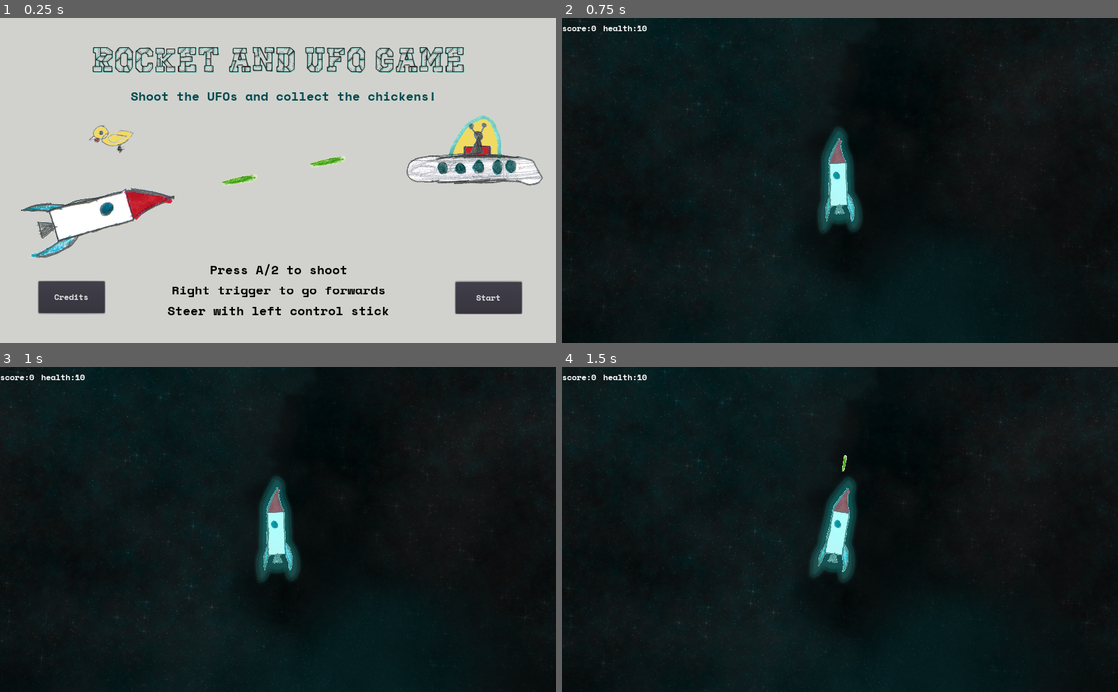
Above: before the commit, frames 1-4 (two rows, left to right).
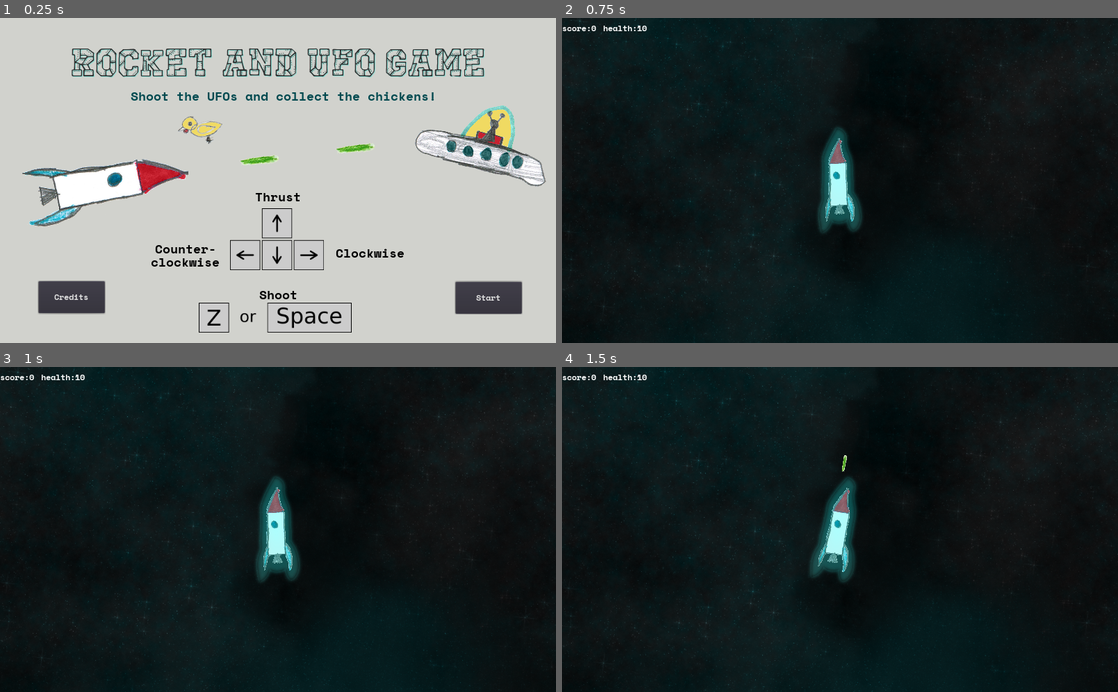
Above: after the commit, the same moments.

Repository: the-g-force/FamJam-April2020
Game: Godot game, scene res://src/MainMenu.tscn
The game is run twice, just before and just after one commit, with the same random seed, the same clock (stepped at 60 frames per second) and the same inputs. Sound files missing from this copy of the repository are replaced by a short silence.
Inputs:
- Up to frame 1 (0.25 s): no input
- Up to frame 2 (0.75 s): click "Start" at 0.5 s
- Up to frame 3 (1 s): no input
- Up to frame 4 (1.5 s): hold Right (TurnRight) from 1.28 s (still down); tap Space (Fire) at 1.35 s

The runs differ from the first frame. In frame 1, 15% of the frame differs, in the area x 3-99%, y 8-97%; in frame 2, nothing differs; in frame 3, nothing differs; in frame 4, nothing differs.

Commit message:
Add fancy title screen

Diff:
--- a/project/src/CreditsMenu.tscn
+++ b/project/src/CreditsMenu.tscn
@@ -48,7 +48,7 @@
 }
 
 [node name="rocket" type="Sprite" parent="."]
-position = Vector2( 158.712, 332.476 )
+position = Vector2( 192, 320 )
 scale = Vector2( 0.654977, 0.654977 )
 texture = ExtResource( 3 )
 
--- a/project/src/MainMenu.tscn
+++ b/project/src/MainMenu.tscn
@@ -8,6 +8,8 @@
 [ext_resource path="res://assets/SpaceMono-Bold.ttf" type="DynamicFontData" id=6]
 [ext_resource path="res://assets/ufo.png" type="Texture" id=7]
 [ext_resource path="res://assets/chicken.png" type="Texture" id=8]
+[ext_resource path="res://assets/arrowkeys.png" type="Texture" id=9]
+[ext_resource path="res://assets/space.png" type="Texture" id=10]
 
 [sub_resource type="DynamicFont" id=1]
 
@@ -15,12 +17,13 @@
 default_font = SubResource( 1 )
 
 [sub_resource type="DynamicFont" id=3]
-size = 64
+size = 72
 outline_color = Color( 0.176471, 0.176471, 0.176471, 1 )
 font_data = ExtResource( 4 )
 
 [sub_resource type="DynamicFont" id=4]
 size = 24
+extra_spacing_bottom = -14
 font_data = ExtResource( 6 )
 
 [node name="MainMenu" type="Control"]
@@ -44,14 +47,15 @@
 }
 
 [node name="ufo" type="Sprite" parent="."]
-position = Vector2( 880.966, 217.842 )
+position = Vector2( 903.127, 195.681 )
+rotation = 0.261799
 scale = Vector2( 0.351389, 0.351389 )
 texture = ExtResource( 7 )
 
 [node name="chicken" type="Sprite" parent="."]
-position = Vector2( 205.117, 196.171 )
+position = Vector2( 368.829, 179.447 )
 rotation = -0.261799
-scale = Vector2( 1.0653, 1.0653 )
+scale = Vector2( 1.05928, 1.05928 )
 texture = ExtResource( 8 )
 
 [node name="StartButton" type="Button" parent="."]
@@ -86,9 +90,9 @@
 }
 
 [node name="rocket" type="Sprite" parent="."]
-position = Vector2( 183.189, 340.665 )
-rotation = 1.33692
-scale = Vector2( 0.368699, 0.368699 )
+position = Vector2( 195.498, 286.308 )
+rotation = 1.41892
+scale = Vector2( 0.396397, 0.396397 )
 texture = ExtResource( 3 )
 
 [node name="bullet-green" type="Sprite" parent="rocket"]
@@ -106,10 +110,10 @@
 [node name="Label" type="Label" parent="."]
 anchor_left = 0.5
 anchor_right = 0.5
-margin_left = -350.5
-margin_top = -48.4353
-margin_right = 350.5
-margin_bottom = 156.565
+margin_left = -386.5
+margin_top = -43.158
+margin_right = 386.5
+margin_bottom = 161.842
 custom_fonts/font = SubResource( 3 )
 custom_colors/font_color = Color( 0.176471, 0.176471, 0.176471, 1 )
 custom_colors/font_color_shadow = Color( 0.537255, 0.85098, 0.815686, 1 )
@@ -126,14 +130,64 @@
 anchor_right = 0.5
 anchor_bottom = 1.0
 margin_left = -223.5
-margin_top = -181.0
+margin_top = -135.105
 margin_right = 223.5
-margin_bottom = -53.0
-custom_fonts/font = SubResource( 4 )
-custom_colors/font_color = Color( 0, 0, 0, 1 )
-text = "Press A/2 to shoot
-Right trigger to go forwards
-Steer with left control stick"
+margin_bottom = -42.1053
+custom_fonts/font = SubResource( 4 )
+custom_colors/font_color = Color( 0, 0, 0, 1 )
+text = "Shoot"
+align = 1
+__meta__ = {
+"_edit_use_anchors_": false
+}
+
+[node name="thrusters" type="Label" parent="."]
+anchor_left = 0.5
+anchor_top = 0.5
+anchor_right = 0.5
+anchor_bottom = 0.5
+margin_left = -54.0
+margin_top = -16.3295
+margin_right = 55.0
+margin_bottom = 34.6705
+custom_fonts/font = SubResource( 4 )
+custom_colors/font_color = Color( 0, 0, 0, 1 )
+text = "Thrust"
+align = 1
+__meta__ = {
+"_edit_use_anchors_": false
+}
+
+[node name="clockwise" type="Label" parent="."]
+anchor_left = 0.5
+anchor_top = 0.5
+anchor_right = 0.5
+anchor_bottom = 0.5
+margin_left = 102.233
+margin_top = 88.934
+margin_right = 237.233
+margin_bottom = 139.934
+custom_fonts/font = SubResource( 4 )
+custom_colors/font_color = Color( 0, 0, 0, 1 )
+text = "Clockwise"
+align = 1
+__meta__ = {
+"_edit_use_anchors_": false
+}
+
+[node name="cclockwise" type="Label" parent="."]
+anchor_left = 0.5
+anchor_top = 0.5
+anchor_right = 0.5
+anchor_bottom = 0.5
+margin_left = -237.934
+margin_top = 80.745
+margin_right = -102.934
+margin_bottom = 155.745
+custom_fonts/font = SubResource( 4 )
+custom_colors/font_color = Color( 0, 0, 0, 1 )
+text = "Counter-
+clockwise"
 align = 1
 __meta__ = {
 "_edit_use_anchors_": false
@@ -153,5 +207,13 @@
 __meta__ = {
 "_edit_use_anchors_": false
 }
+
+[node name="arrowkeys" type="Sprite" parent="."]
+position = Vector2( 510.21, 381.409 )
+texture = ExtResource( 9 )
+
+[node name="space" type="Sprite" parent="."]
+position = Vector2( 506.762, 526.243 )
+texture = ExtResource( 10 )
 [connection signal="pressed" from="StartButton" to="." method="_on_StartButton_pressed"]
 [connection signal="pressed" from="CreditsButton" to="." method="_on_CreditsButton_pressed"]
Binary file added: project/assets/arrowkeys.png
Not shown, added: project/assets/arrowkeys.png.import
Binary file added: project/assets/space.png
Not shown, added: project/assets/space.png.import
Not shown: 1 places in project/src/MainMenu.tscn that only renumber resources
